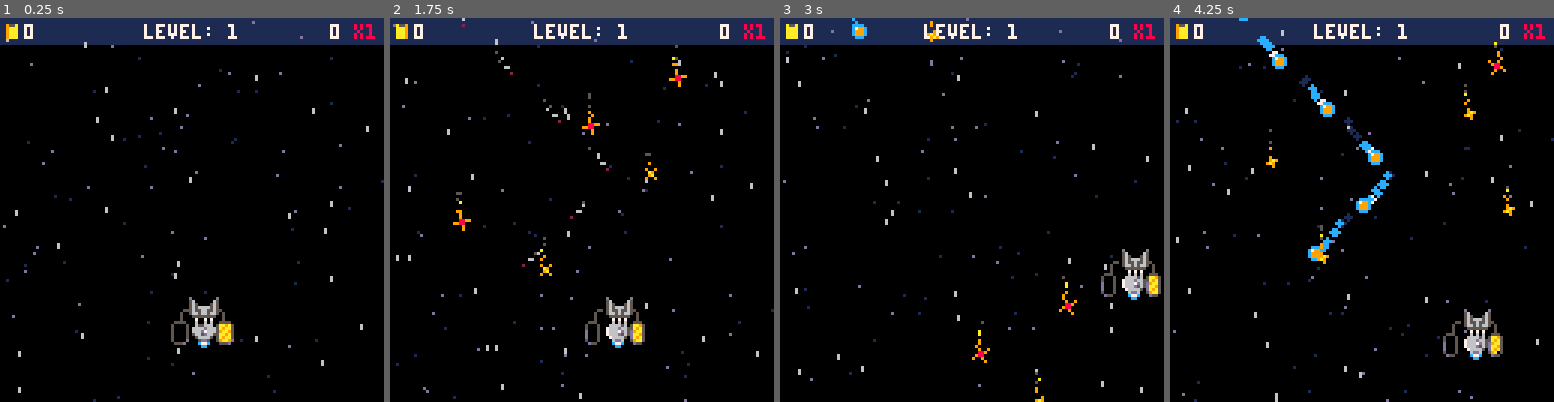
Above: before the commit, frames 1-4 (left to right).
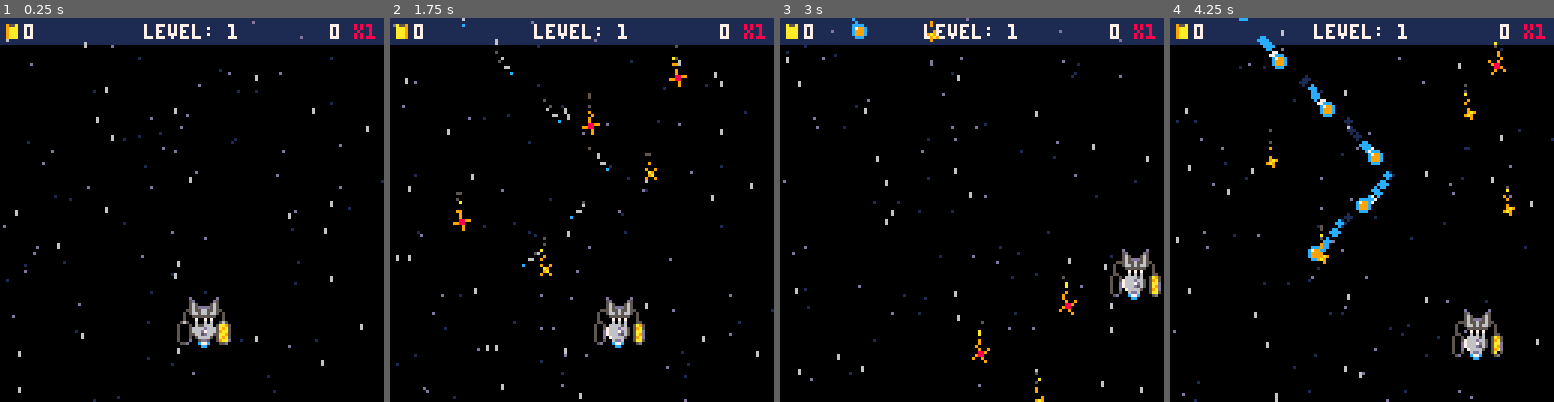
Above: after the commit, the same moments.

Repository: jacobneal65/drop-p8
Game: PICO-8 cartridge drop.p8
Same seed, same stepped clock (60 frames per second), same inputs: the game is played once before the commit and once after it.
Inputs:
- Up to frame 1 (0.25 s): no input
- Up to frame 2 (1.75 s): hold Right from 1.6 s (still down)
- Up to frame 3 (3 s): release Right at 2.1 s; hold Up 2.15-2.42 s; hold Right from 2.47 s (still down)
- Up to frame 4 (4.25 s): release Right at 3.03 s; hold Left 3.08-3.58 s; hold Down 3.63-3.97 s; hold Right from 4.02 s (still down)

The runs differ from the first frame. In frame 1, 0.4% of the frame differs, in the area x 44-61%, y 73-86%; in frame 2, 0.4%, in the area x 18-67%, y 1-86%; in frame 3, 0.4%; in frame 4, 0.4%.

Commit message:
worked on end of level scene

Diff:
--- a/drop.p8
+++ b/drop.p8
@@ -6,9 +6,9 @@
 --sun chaser
 --by olivander65
 function _init()
-	--music(1)
+	music(1)
 	level=1
-	wave=1
+	wave=7
 	t=0
 	debug={""}
 	effects={}
@@ -81,25 +81,14 @@
 	shake_control = 2
 	cam_x,cam_y=0,0
 
- init_fruit()
+ init_fruit_wave()
  init_fruitlet()
 
- _upd=upd_player
+ _upd=upd_level
 	_drw=drw_level
 end
 
-function transfer_points()
-		if tf_tmr>60 then
-				if combo>0 then
-					combo-=1
-					points+=1
-				else
-				 tf_tmr=0
-				end
-		else
-			tf_tmr+=1
-		end
-end
+
 
 function _update()
 	t+=1
@@ -126,10 +115,11 @@
 end
 
 -->8
---player
-
-function upd_player()
+--level
+
+function upd_level()
 	fuel-=0.2
+	fuel=max(fuel,0)
 	if fuel <=0 then
 		debug[1]="out of fuel"
 	end
@@ -171,13 +161,13 @@
 function drw_dots()
 	--dots line
 	for d in all(dots) do
-		pset(d.x+4,d.y+4,2)
+		pset(d.x+4,d.y+4,12)
 		fire(d.x+5,d.y+5,0,-0.5,1,2,f2c)
 	end
 end
 
 function drw_player()
-	--red tank
+	--red tank insides
  tank=flr(min(fuel,100)/100*24)
  ty=0
 	for i=1,tank do
@@ -189,7 +179,7 @@
 		pset(p_x+8+_i,p_y+ty+1,_clr)
 	end
 
-	--blue tank
+	--blue tank insides
 	blue_tnk=flr(min(b_points,t_blue)/t_blue*24)
  ty=0
 	for i=1,blue_tnk do
@@ -199,7 +189,7 @@
 		end
 		--clrs = 3 and 12
 		local _clr = min(1,i%3)*9+3
-		pset(p_x-7+_i,p_y+ty+1,_clr)
+		pset(p_x-5+_i,p_y+ty+1,_clr)
 	end
 
 	--player
@@ -207,11 +197,11 @@
  local t_py=flr(p_y)
 	spr(p_spr,p_x,p_y,1,1,p_flp)
 	--red tank
-	spr(s_spr,p_x+7,p_y+1,1,1)
+	spr(s_spr,p_x+7,p_y+1,1,1,p_flp)
 	spr(fl_spr,p_x+7,p_y-7,1,1)
 	--blue tank
-	spr(s_spr,p_x-8,p_y+1,1,1)
-	spr(fr_spr,p_x-8,p_y-7,1,1)
+	spr(s_spr,p_x-6,p_y+1,1,1,p_flp)
+	spr(fr_spr,p_x-7,p_y-7,1,1)
 
 	--catching bucket
 	spr(b_spr,p_x-4,p_y-8,2,1,p_flp)
@@ -260,59 +250,7 @@
 end
 -->8
 --fruit
---load fruit is called at
---start and each new level
-function init_fruit()
-	--fill first array with fruit
-	fill_fruit_wave()
-
-	--calculate total blue points
-	local wvs = levels[level]
-	t_blue=0
-	for wv in all(wvs) do
-		local amt,_typ=10,wv[1]
-		if _typ==4 then
-			amt=5
-		elseif _typ==5 then
-			amt=20
-		end
-		t_blue+=amt
-	end
-
---	if level==1 then
---		fill_fruit(64,2,10,0)--zig
---	elseif level==2 then
---		fill_fruit(64,-2,10,0)--zig
---	elseif level==3 then
---		fill_fruit(0,1,10,1)--cross
---	elseif level==4 then
---		fill_fruit(0,1,5,2)--line
---	elseif level==5 then
---		fill_fruit(88,-2,10,0)
---		fill_fruit(88,2,10,0)--dzig
---	elseif level==6 then
---		fill_fruit(32,2,10,0)--dzig
---		fill_fruit(32,-2,10,0)
---	elseif level==7 then
---		bx2,by2=-40,32
---		bx3,by3=64,140
---		fill_fruit(64,1,10,3)--qbezier
---	elseif level==8 then
---		bx2,by2=168,32
---		bx3,by3=64,140
---		fill_fruit(64,1,10,3)--qbezier
---	elseif level==9 then
---		bx2,by2=64,150
---		bx3,by3=120,t_uybnd
---		fill_fruit(8,1,10,3)--qbezier
---	elseif level==10 then
---		bx2,by2=180,120
---		bx3,by3=-60,120
---		bx4,by4=64,t_uybnd
---		fill_fruit(64,1,10,4)--cbezier
---	end
-end
-function fill_fruit_wave()
+function init_fruit_wave()
 	local wv=levels[level][wave]
 
 	t_grav,t_tmr=2,0
@@ -342,6 +280,20 @@
 --		bx4,by4=64,t_uybnd
 		fill_fruit(64,1,10,6)
 	end
+
+	--calculate total blue points
+	local wvs = levels[level]
+	t_blue=0
+	for wv in all(wvs) do
+		local amt,_typ=10,wv[1]
+		if _typ==4 then
+			amt=5
+		elseif _typ==5 then
+			amt=20
+		end
+		t_blue+=amt
+	end
+
 end
 
 function fill_fruit(_x,_amt,_typ)
@@ -463,18 +415,17 @@
 		if #fruits==0 then
 			fr_spr=36
 			wave+=1
+			--no more waves in level
 			if wave > #levels[level] then
 				wave=1
 				level+=1
+				_upd=init_eol--end of lvl
 			end
-			if level < #levels+1 then
-				fill_fruit_wave()
-			else
-				debug[2]="victory"
-			end
-		end
-	end
-end
+
+		end
+	end
+end
+
 
 function init_dots()
 	dots={}
@@ -637,82 +588,90 @@
 
 
 -->8
---tools
-function get_frame(ani,spd)
- return ani[flr(t/spd)%#ani+1]
-end
---i=2 gives num between 0,1
---rnd never gives the limit
---value. rnd(1) will never
---give 1
-function f_rnd(_i)
-	return flr(rnd(_i))
-end
---gives random number between
--- _s and _e
-function rnd_rng(_s,_e)
-	return f_rnd(_e-_s+1)+_s
-end
-
-function debug_bounds()
-	--l,r,b,t
-	local pl=p_x+p_o[1]--l
-	local pr=p_x+p_o[2]--r
-	local pb=p_y+p_o[3]--b
-	local pt=p_y+p_o[4]--t
-	pset(pl,pb,8)--bl
-	pset(pr,pb,8)--br
-	pset(pl,pt,8)--tl
-	pset(pr,pt,8)--tr
-
-	for fruit in all(fruits) do
-		pset(fruit.x+4,fruit.y+4,8)
-	end
-
-end
-
---copy table
-function ct(table)
-	_nt={}
-	for key,value in pairs(table) do
-		_nt[key]=value
-	end
-	return _nt
-end
-
-
-function shake()
-	local shake_x=rnd(intensity) - (intensity /2)
-	local shake_y=rnd(intensity) - (intensity /2)
-
-	--offset the camera
-	camera( shake_x + cam_x, shake_y + cam_y)
-
-	--ease shake and return to normal
-	intensity *= .9
-	if intensity < .3 then
-		intensity = 0
-		camera(cam_x,cam_y)
-	end
-end
-
-function shake_field(_x,_y,_intensity)
-	local shk_x=rnd(_intensity) - (_intensity /2)
-	local shk_y=rnd(_intensity) - (_intensity /2)
-	local rx,ry=shk_x+_x,shk_y+_y
-	--ease shake and return to normal
-	_intensity *= .9
-	if _intensity < .3 then
-		return _x,_y,0
-	end
-	return rx,ry,_intensity
-end
-
-function hcenter(s)
-	return 64-#s*2
-end
-
+--end of level
+function init_eol()
+	eol_t=0
+	mv_plyr=true
+	fruitlet={}
+	_upd=upd_eol
+	--_drw=drw_eol
+end
+
+function upd_eol()
+	--lerp the player to middle
+	if mv_plyr then
+		p_lerp()
+	else
+
+	end
+--	if level < #levels+1 then
+-- init_fruitlet()
+--		init_fruit_wave()
+--	else
+--		debug[2]="no more levels"
+--	end
+
+end
+
+function transfer_points()
+		if tf_tmr>60 then
+				if combo>0 then
+					combo-=1
+					points+=1
+				else
+				 tf_tmr=0
+				end
+		else
+			tf_tmr+=1
+		end
+end
+
+function drw_eol()
+
+end
+
+function p_lerp()
+	eol_t=min(eol_t+0.1,1)
+	p_x=lerp(p_x,56,eol_t)
+	p_y=lerp(p_y,64,eol_t)
+	if eol_t==1 then
+		mv_plyr=false
+	end
+end
 -->8
+--particles
+
+--starfield
+function starfield()
+	for i=1,#starx do
+		local scol=6
+
+		if starspd[i] < 1 then
+			scol=1
+		elseif starspd[i] < 1.5 then
+			scol=13
+		end
+
+		if starspd[i] <= 1.5 then
+			pset(starx[i],stary[i],scol)
+			else
+			line(starx[i],stary[i],starx[i],stary[i]+1,scol)
+		end
+
+	end
+end
+
+function animatestars()
+	for i=1,#stary do
+		local sy=stary[i]
+		sy+=starspd[i]
+		if sy>128 then
+			sy-=128
+		end
+		stary[i]=sy
+	end
+end
+
 --particles
 function add_fx(x,y,die,dx,dy,grav,grow,shrink,r,c_table,shwave)
     local fx={
@@ -841,53 +800,101 @@
 end
 
 -->8
---starfield
-function starfield()
-	for i=1,#starx do
-		local scol=6
-
-		if starspd[i] < 1 then
-			scol=1
-		elseif starspd[i] < 1.5 then
-			scol=13
-		end
-
-		if starspd[i] <= 1.5 then
-			pset(starx[i],stary[i],scol)
-			else
-			line(starx[i],stary[i],starx[i],stary[i]+1,scol)
-		end
-
-	end
-end
-
-function animatestars()
-	for i=1,#stary do
-		local sy=stary[i]
-		sy+=starspd[i]
-		if sy>128 then
-			sy-=128
-		end
-		stary[i]=sy
-	end
+--tools
+function get_frame(ani,spd)
+ return ani[flr(t/spd)%#ani+1]
+end
+--i=2 gives num between 0,1
+--rnd never gives the limit
+--value. rnd(1) will never
+--give 1
+function f_rnd(_i)
+	return flr(rnd(_i))
+end
+--gives random number between
+-- _s and _e
+function rnd_rng(_s,_e)
+	return f_rnd(_e-_s+1)+_s
+end
+
+function debug_bounds()
+	--l,r,b,t
+	local pl=p_x+p_o[1]--l
+	local pr=p_x+p_o[2]--r
+	local pb=p_y+p_o[3]--b
+	local pt=p_y+p_o[4]--t
+	pset(pl,pb,8)--bl
+	pset(pr,pb,8)--br
+	pset(pl,pt,8)--tl
+	pset(pr,pt,8)--tr
+
+	for fruit in all(fruits) do
+		pset(fruit.x+4,fruit.y+4,8)
+	end
+
+end
+
+--copy table
+function ct(table)
+	_nt={}
+	for key,value in pairs(table) do
+		_nt[key]=value
+	end
+	return _nt
+end
+
+
+function shake()
+	local shake_x=rnd(intensity) - (intensity /2)
+	local shake_y=rnd(intensity) - (intensity /2)
+
+	--offset the camera
+	camera( shake_x + cam_x, shake_y + cam_y)
+
+	--ease shake and return to normal
+	intensity *= .9
+	if intensity < .3 then
+		intensity = 0
+		camera(cam_x,cam_y)
+	end
+end
+
+function shake_field(_x,_y,_intensity)
+	local shk_x=rnd(_intensity) - (_intensity /2)
+	local shk_y=rnd(_intensity) - (_intensity /2)
+	local rx,ry=shk_x+_x,shk_y+_y
+	--ease shake and return to normal
+	_intensity *= .9
+	if _intensity < .3 then
+		return _x,_y,0
+	end
+	return rx,ry,_intensity
+end
+
+function hcenter(s)
+	return 64-#s*2
+end
+
+function lerp(a,b,t)
+	return a+(b-a)*t
 end
 __gfx__
 00000000000000000000000007007070070707000007700000c77c000007700000c77c0000000000000000000000000000000000000000000000000000000000
 00000000000d00000000d000060060600606060000000000000cc000000cc00000c77c0000000000000000000000000000000000000000000000000000000000
-00700700000560000006500006556660065666600000000000000000000cc000000cc00000000000000000000000900000090000009009000000000000000000
+007007000005d000000d500006556660065666600000000000000000000cc000000cc00000000000000000000000900000090000009009000000000000000000
 0007700000056500005650006666d666566d6667000000000000000000000000000000000000000000000000009a90000009a900000a90000000000000000000
-000770000005656666565000666d766656d766670000000000000000000000000000000000000000000000000009a900009a90000009a0000000000000000000
+00077000000565dddd565000666d766656d766670000000000000000000000000000000000000000000000000009a900009a90000009a0000000000000000000
 0070070000056556655650005665d665565d66670000000000000000000000000000000000000000000000000009000000009000009009000000000000000000
 00000000000566566566500005666650056666700000000000000000000000000000000000000000000000000000000000000000000000000000000000000000
 000000000000555555550000005dd500006dd6000000000000000000000000000000000000000000000000000000000000000000000000000000000000000000
-00000000000000000000000000555500005550000055500000000000000000000000000000000000000000000000000000000000000000000000000000000000
-00000000000d0000000d000005000050050005000500050000000000000000000000000000000000000000000000000000000000000000000000000000000000
-000000000005600000650000050000500500050005000500009559000045590000455a0000455a0000955a0000a55a0000a5590000a5540000a5540000955400
-0000000000056500056500000500005005000d000d000500009999000049990000499a000049aa00009aaa0000aaaa0000aaa90000aa940000a9940000999400
-0000000000056566656500000500005005000d000d000500009669000046690000469a000049aa00009aaa0000aaaa0000aaa90000aa940000a9640000966400
-0000000000056556556500000500005005000d000d000500009999000049990000499a000049aa00009aaa0000aaaa0000aaa90000aa940000a9940000999400
-000000000005665656650000050000d00500050005000500009999000049990000499a000049aa00009aaa0000aaaa0000aaa90000aa940000a9940000999400
-00000000000055555550000000555d000055d00000d5500000000000000000000000000000000000000000000000000000000000000000000000000000000000
+00000000000000000000000000565000000550000005500000000000000000000000000000000000000000000000000000000000000000000000000000000000
+00000000000d0000000d000005000500005005000050050000000000000000000000000000000000000000000000000000000000000000000000000000000000
+000000000005d00000d50000050005000050050000500500009559000045590000455a0000455a0000955a0000a55a0000a5590000a5540000a5540000955400
+0000000000056500056500000500050000500d0000d00500009999000049990000499a000049aa00009aaa0000aaaa0000aaa90000aa940000a9940000999400
+00000000000565ddd56500000500050000500d0000d00500009669000046690000469a000049aa00009aaa0000aaaa0000aaa90000aa940000a9640000966400
+0000000000056556556500000500050000500d0000d00500009999000049990000499a000049aa00009aaa0000aaaa0000aaa90000aa940000a9940000999400
+00000000000566565665000005000d000050050000500500009999000049990000499a000049aa00009aaa0000aaaa0000aaa90000aa940000a9940000999400
+0000000000005555555000000055d0000005d000000d500000000000000000000000000000000000000000000000000000000000000000000000000000000000
 00000000000000000000000000000000000000000000000000022000000220000c0000c00c000c00000000000000000000000000000000000000000000000000
 00000000000000000000000000000000000000000000000000288200002882000c0000c00c000c00000000000000000000000900009000000009000000009000
 00000000000000000000000000000000000000000000000000288200002882000c0000c00c000c00000044444444000009009000000900900009000000090000
Not shown, changed: the music (__music__) section of drop.p8
Not shown, changed: sheet drop.xlsx
